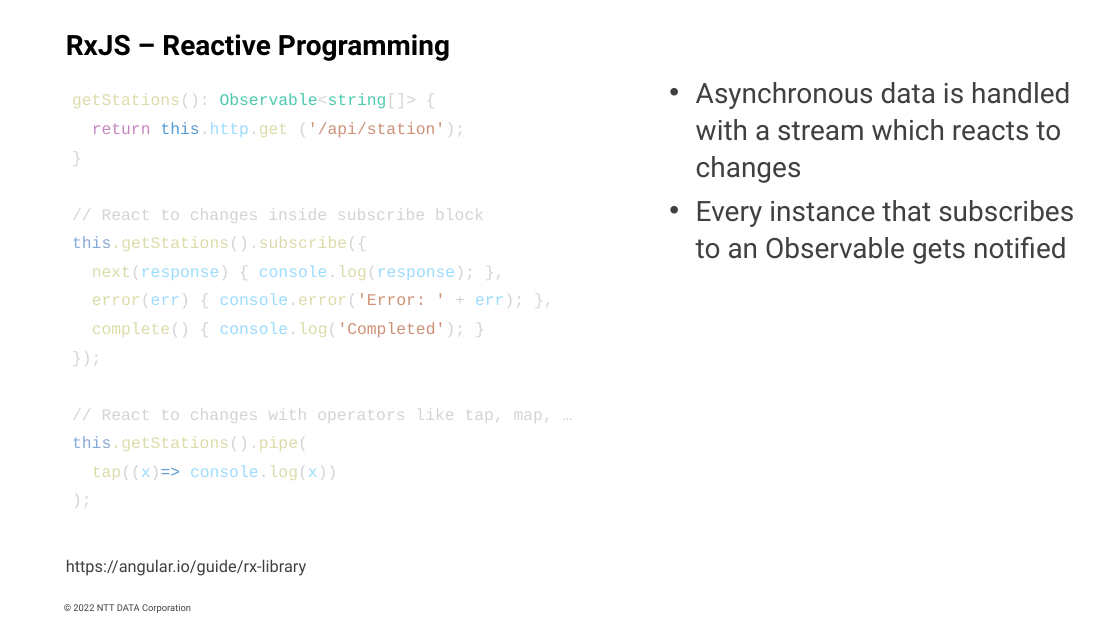
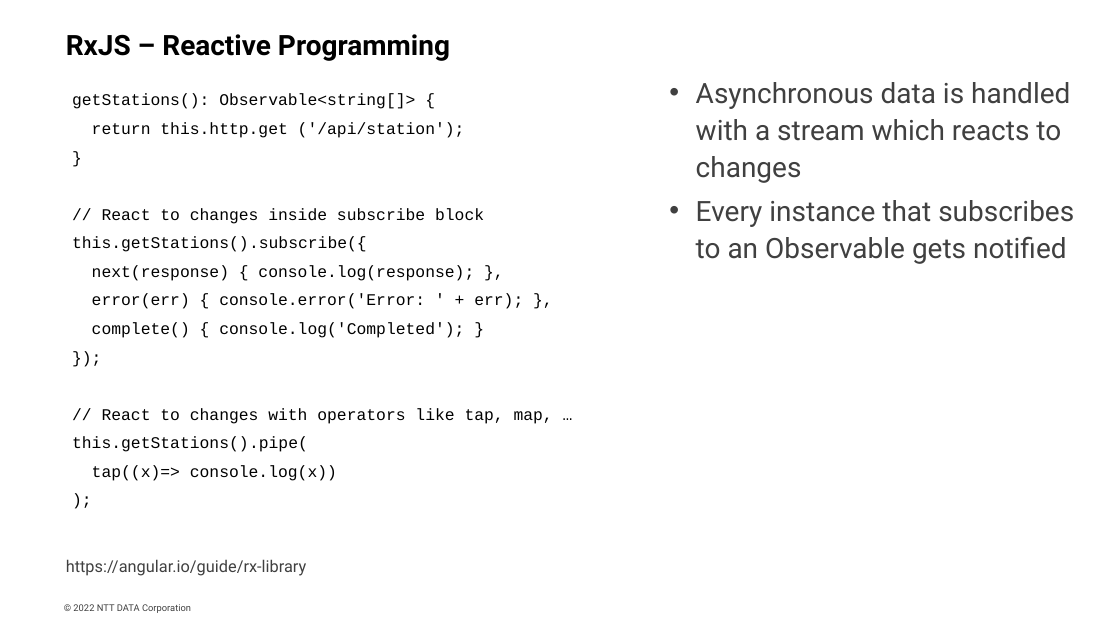
Before and after one commit to Nick36/developer-for-a-day, a slide deck: slide 11 of developer-for-a-day.pptx. Drawn at 1120x630 pixels with LibreOffice and Linux fonts; fonts in the diff are those of the drawing; background and template pictures are left out. Boxes give left, top, right and bottom in pixels: in the first picture for what was removed or moved away, otherwise in the second. Text is boxed around its words. In the diff, an @@ line names an element or a change of style, - is before the commit and + after.

```diff
--- a/developer-for-a-day.pptx
+++ b/developer-for-a-day.pptx
@@ text "getStations(): Observable<string[]> {" at (72,93,553,481): text colour #DCDCAA to #000000 in "getStations():", "this.http.get", "this.getStations().subscribe({", "next(response) console.log(response);" and 4 more places; text colour #D4D4D4 to #000000 in "getStations(): Observable<string[]> {", "this.http.get ('/api/station');", "}", "// React to changes inside subscribe block" and 9 more places; text colour #4EC9B0 to #000000 in "Observable<string[]>"; text colour #C586C0 to #000000 in "return"; text colour #569CD6 to #000000 in "this.http.get", "tap((x)=>"; text colour #9CDCFE to #000000 in "this.http.get", "next(response) console.log(response);", "error(err) console.error('Error: err);", "console.log('Completed');" and 1 more places; text colour #CE9178 to #000000 in "('/api/station');", "console.error('Error: '", "console.log('Completed');"; text colour #87ABD7 to #000000 in "this.getStations().subscribe({", "this.getStations().pipe(" @@
```
Also in this commit, not shown: 3 other slides changed, 6 other files.
